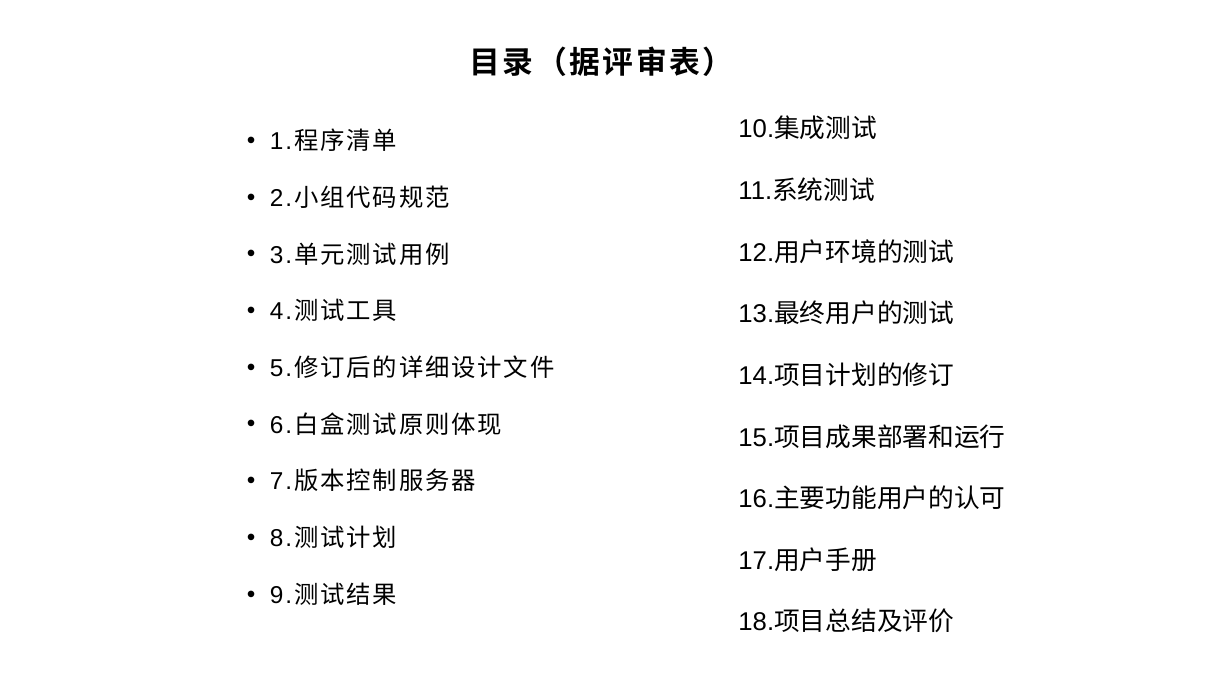
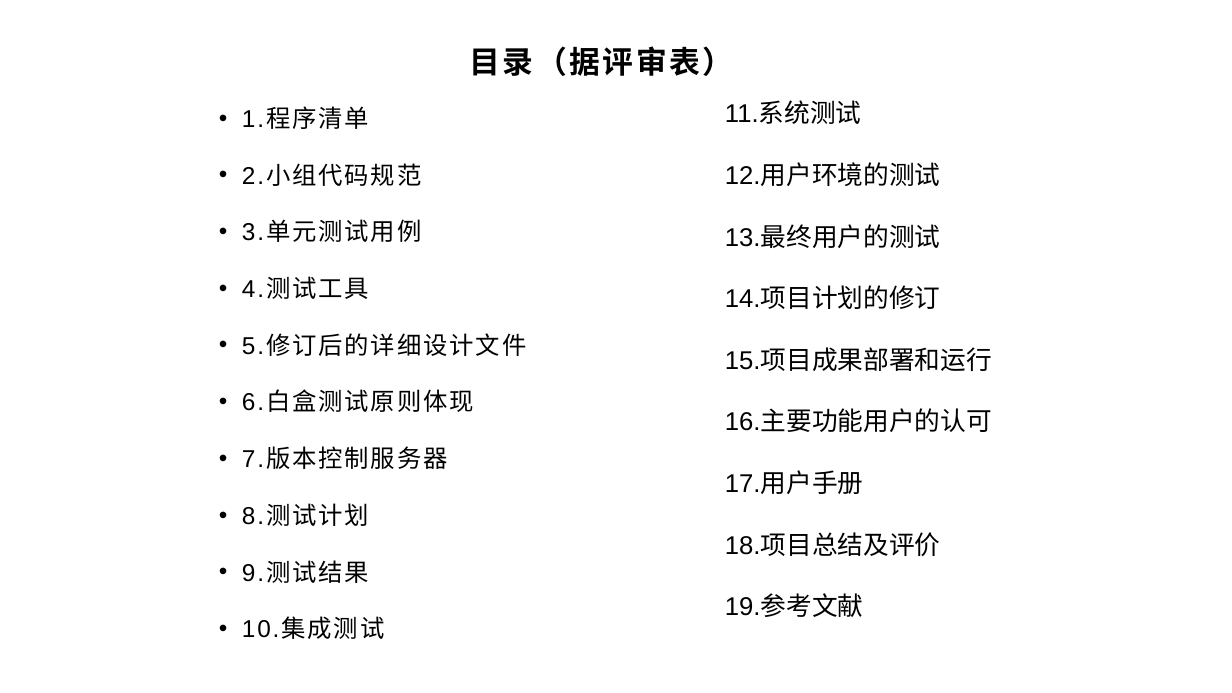
Before and after one commit to xlisses/ruang, a slide deck: slide 2 of 最终评审.pptx. Drawn at 1232x693 pixels with LibreOffice and Linux fonts; fonts in the diff are those of the drawing; background and template pictures are left out. Boxes give left, top, right and bottom in pixels: in the first picture for what was removed or moved away, otherwise in the second. Text is boxed around its words. In the diff, an @@ line names an element or a change of style, - is before the commit and + after.

```diff
--- a/最终评审.pptx
+++ b/最终评审.pptx
@@ text "1.程序清单": place and size @@
-text "1.程序清单" at (270,130,555,605)
+text "1.程序清单" at (242,107,527,639)
@@ text "11.系统测试": place and size @@
-text "11.系统测试" at (738,117,1005,632)
+text "11.系统测试" at (725,102,992,617)
@@ text at (738,117,877,139): paragraph removed @@
-10.集成测试
@@ text at (725,595,864,617): paragraph added @@
+19.参考文献
@@ text at (242,618,385,639): paragraph added @@
+• 10.集成测试
```
Also in this commit, not shown: 3 other slides changed, 6 slides added, 2 slides removed, 20 other files.
